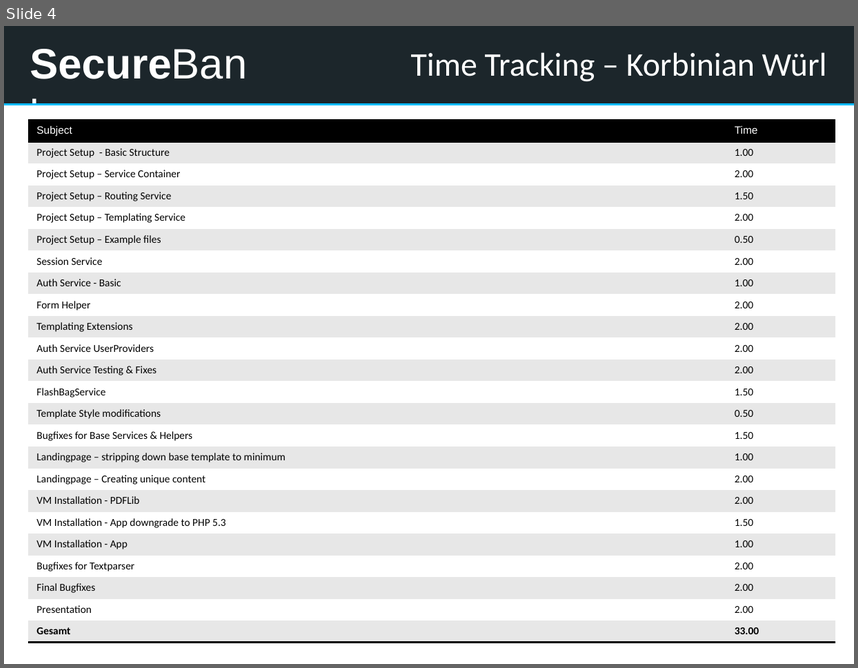
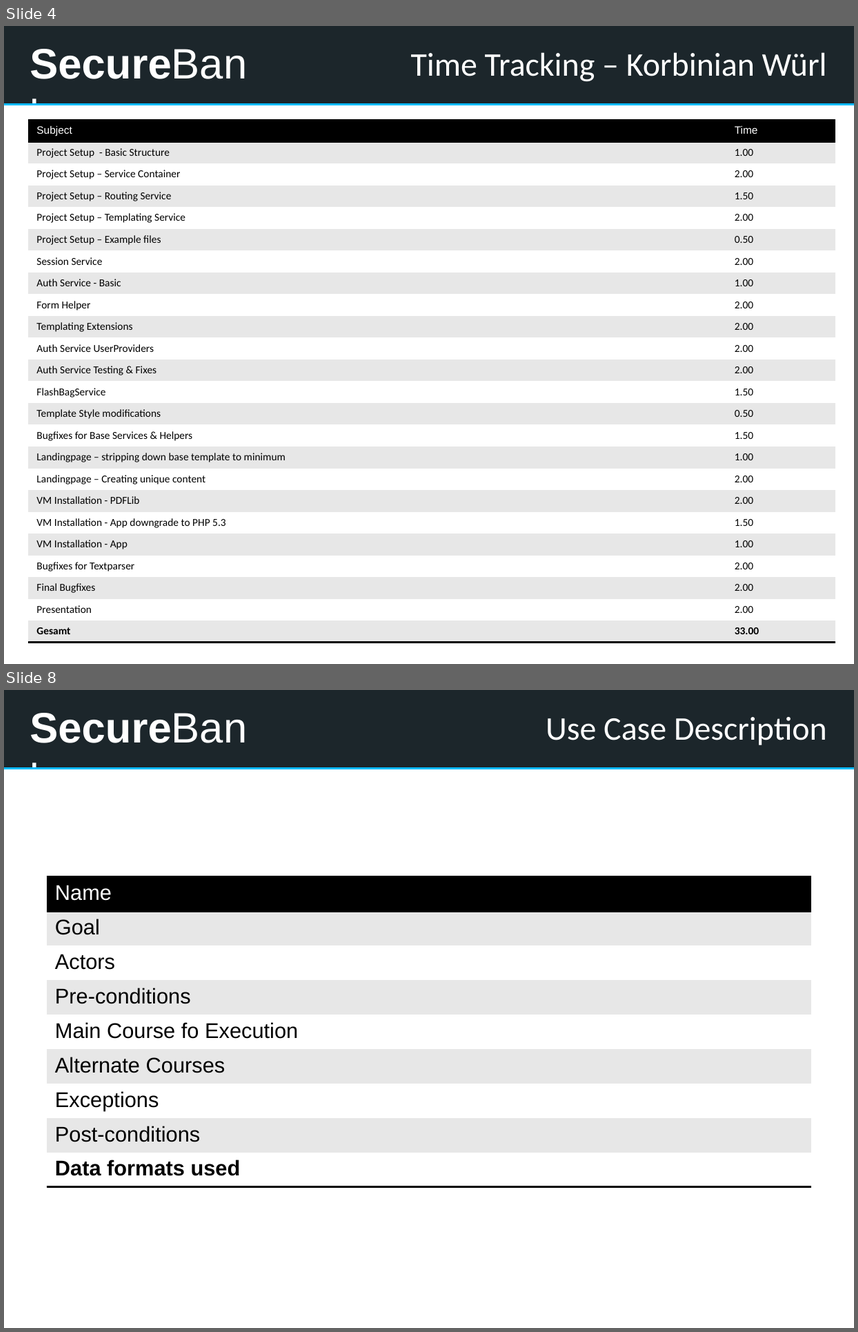
Before and after one commit to kwuerl/secure-coding-team-8, a slide deck: presentation1.pptx. Shown one above the other, each under a label of ours: slide 4 before the commit, slides 4 and 8 after it; the slides between them are not shown. The pictures are 858x668 and 858x1332 pixels, drawn with LibreOffice and Linux fonts; fonts in the diff are those of the drawing. Boxes give left, top, right and bottom in pixels: in the first picture for what was removed or moved away, otherwise in the second. Text is boxed around its words. In the diff, an @@ line names an element or a change of style, - is before the commit and + after.

```diff
--- a/presentation1.pptx
+++ b/presentation1.pptx
@@ slide 8 added at (x1=4, y1=690, x2=854, y2=1328), background #EAEFF4; not listed: 4 template elements that a slide beside it also shows @@
@@ title added at (x1=546, y1=717, x2=827, y2=745), 28 pt, text #FFFFFF @@
+Use Case Description
@@ table added at (x1=47, y1=876, x2=811, y2=1186), 9 rows, 2 columns @@
+Name | 
+Goal | 
+Actors | 
+Pre-conditions | 
+Main Course fo Execution | 
+Alternate Courses | 
+Exceptions | 
+Post-conditions | 
+Data formats used | 
```
Also in this commit, not shown: 3 other slides added.
